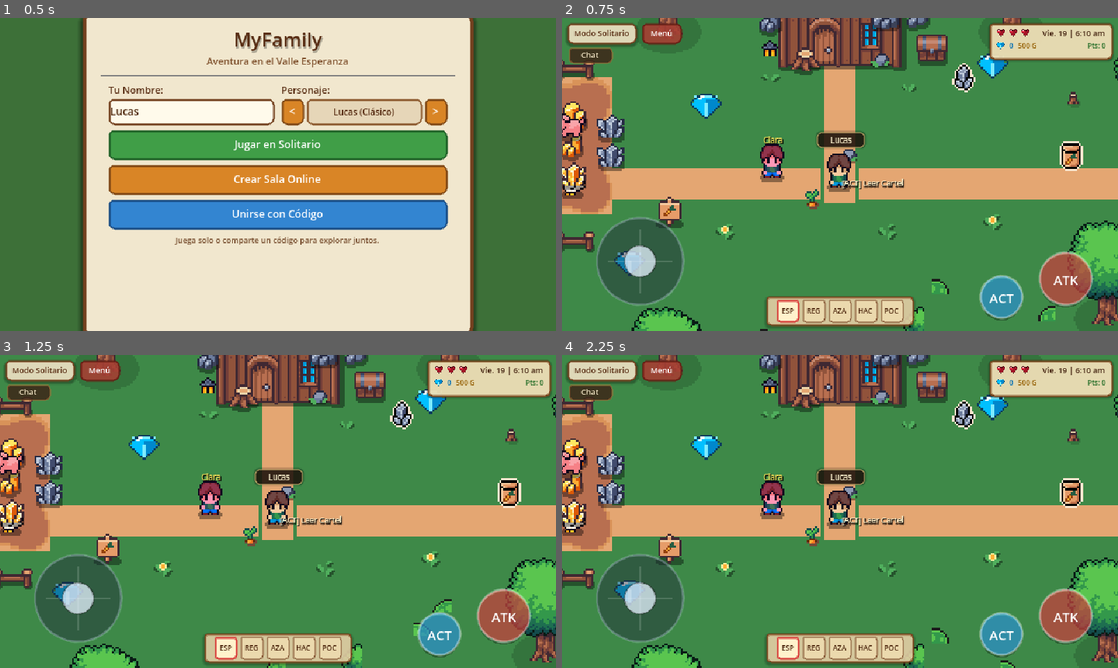
Above: before the commit, frames 1-4 (two rows, left to right).
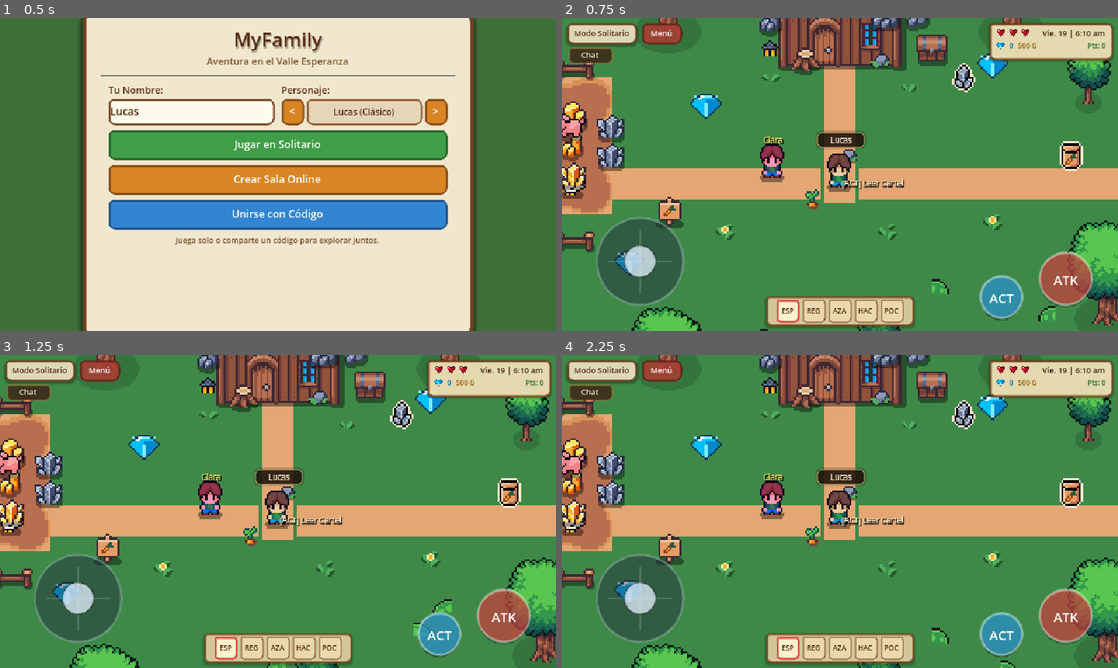
Above: after the commit, the same moments.

Repository: DiegoAzz/MyFamily2
Game: Godot game, scene res://scenes/main_menu.tscn
The game is run twice, just before and just after one commit, with the same random seed, the same clock (stepped at 60 frames per second) and the same inputs.
Inputs:
- Up to frame 1 (0.5 s): no input
- Up to frame 2 (0.75 s): click "Jugar en Solitario" at 0.5 s
- Up to frame 3 (1.25 s): no input
- Up to frame 4 (2.25 s): click "Menú" at 1.25 s; click "Jugar en Solitario" at 2 s

Frame 1 is identical in both runs. In frame 2, 0.8% of the frame differs, in the area x 53-100%, y 12-100%; in frame 3, 0.8%; in frame 4, 0.8%.

Commit message:
fix: restore full small tree sprite, fix chat relay room sync & auto-reconnect, add interactive house enter/exit system with cozy interior & bed healing

Diff:
--- a/scenes/world.tscn
+++ b/scenes/world.tscn
@@ -27,12 +27,38 @@
 [ext_resource type="PackedScene" path="res://scenes/chat_box.tscn" id="26_chat"]
 [ext_resource type="PackedScene" path="res://scenes/diamond.tscn" id="27_diamond"]
 [ext_resource type="PackedScene" path="res://scenes/tree_choppable.tscn" id="28_choppable_tree"]
+[ext_resource type="Script" path="res://scripts/house_door.gd" id="29_house_door"]
+[ext_resource type="Script" path="res://scripts/house_bed.gd" id="30_house_bed"]
 
 [sub_resource type="CircleShape2D" id="CircleShape2D_interact_small"]
 radius = 20.0
 
-[sub_resource type="RectangleShape2D" id="RectangleShape2D_house"]
-size = Vector2(76, 40)
+[sub_resource type="RectangleShape2D" id="RectangleShape2D_house_wall_left"]
+size = Vector2(28, 36)
+
+[sub_resource type="RectangleShape2D" id="RectangleShape2D_house_wall_right"]
+size = Vector2(28, 36)
+
+[sub_resource type="RectangleShape2D" id="RectangleShape2D_house_roof"]
+size = Vector2(76, 36)
+
+[sub_resource type="RectangleShape2D" id="RectangleShape2D_door_trigger"]
+size = Vector2(18, 14)
+
+[sub_resource type="RectangleShape2D" id="RectangleShape2D_interior_wall_h"]
+size = Vector2(160, 20)
+
+[sub_resource type="RectangleShape2D" id="RectangleShape2D_interior_wall_v"]
+size = Vector2(20, 120)
+
+[sub_resource type="RectangleShape2D" id="RectangleShape2D_interior_wall_bottom"]
+size = Vector2(64, 20)
+
+[sub_resource type="RectangleShape2D" id="RectangleShape2D_bed_shape"]
+size = Vector2(28, 28)
+
+[sub_resource type="RectangleShape2D" id="RectangleShape2D_interior_door"]
+size = Vector2(24, 16)
 
 [sub_resource type="CircleShape2D" id="CircleShape2D_tree"]
 radius = 8.0
@@ -131,9 +157,112 @@
 [node name="Sprite2D" type="Sprite2D" parent="Entities/House"]
 texture = ExtResource("6_house")
 
-[node name="CollisionShape2D" type="CollisionShape2D" parent="Entities/House"]
+[node name="ColWallLeft" type="CollisionShape2D" parent="Entities/House"]
+position = Vector2(-24, 24)
+shape = SubResource("RectangleShape2D_house_wall_left")
+
+[node name="ColWallRight" type="CollisionShape2D" parent="Entities/House"]
+position = Vector2(24, 24)
+shape = SubResource("RectangleShape2D_house_wall_right")
+
+[node name="ColRoof" type="CollisionShape2D" parent="Entities/House"]
+position = Vector2(0, -12)
+shape = SubResource("RectangleShape2D_house_roof")
+
+[node name="HouseDoorEntrance" type="Area2D" parent="Entities/House"]
 position = Vector2(0, 22)
-shape = SubResource("RectangleShape2D_house")
+script = ExtResource("29_house_door")
+target_position = Vector2(0, -565)
+transition_message = "🏠 Entrando a la Casa"
+is_exit = false
+
+[node name="DoorShape" type="CollisionShape2D" parent="Entities/House/HouseDoorEntrance"]
+shape = SubResource("RectangleShape2D_door_trigger")
+
+[node name="HouseInterior" type="Node2D" parent="Entities"]
+position = Vector2(0, -600)
+
+[node name="Floor" type="Sprite2D" parent="Entities/HouseInterior"]
+texture_repeat = 2
+position = Vector2(0, -5)
+texture = ExtResource("4_bridge")
+region_enabled = true
+region_rect = Rect2(0, 0, 144, 100)
+
+[node name="InteriorWalls" type="StaticBody2D" parent="Entities/HouseInterior"]
+
+[node name="WallTop" type="CollisionShape2D" parent="Entities/HouseInterior/InteriorWalls"]
+position = Vector2(0, -60)
+shape = SubResource("RectangleShape2D_interior_wall_h")
+
+[node name="WallLeft" type="CollisionShape2D" parent="Entities/HouseInterior/InteriorWalls"]
+position = Vector2(-75, -5)
+shape = SubResource("RectangleShape2D_interior_wall_v")
+
+[node name="WallRight" type="CollisionShape2D" parent="Entities/HouseInterior/InteriorWalls"]
+position = Vector2(75, -5)
+shape = SubResource("RectangleShape2D_interior_wall_v")
+
+[node name="WallBottomLeft" type="CollisionShape2D" parent="Entities/HouseInterior/InteriorWalls"]
+position = Vector2(-44, 50)
+shape = SubResource("RectangleShape2D_interior_wall_bottom")
+
+[node name="WallBottomRight" type="CollisionShape2D" parent="Entities/HouseInterior/InteriorWalls"]
+position = Vector2(44, 50)
+shape = SubResource("RectangleShape2D_interior_wall_bottom")
+
+[node name="WallBorderVisual" type="Line2D" parent="Entities/HouseInterior"]
+points = PackedVector2Array(-72, 45, -72, -55, 72, -55, 72, 45)
+width = 4.0
+default_color = Color(0.25, 0.18, 0.12, 1)
+
+[node name="Bed" type="Area2D" parent="Entities/HouseInterior"]
+position = Vector2(-48, -32)
+script = ExtResource("30_house_bed")
+
+[node name="BedSprite" type="Sprite2D" parent="Entities/HouseInterior/Bed"]
+texture = ExtResource("11_decor")
+region_enabled = true
+region_rect = Rect2(48, 48, 16, 16)
+scale = Vector2(1.5, 1.8)
+
+[node name="CollisionShape2D" type="CollisionShape2D" parent="Entities/HouseInterior/Bed"]
+shape = SubResource("RectangleShape2D_bed_shape")
+
+[node name="Table" type="Sprite2D" parent="Entities/HouseInterior"]
+position = Vector2(0, -32)
+texture = ExtResource("11_decor")
+region_enabled = true
+region_rect = Rect2(48, 64, 16, 16)
+scale = Vector2(1.2, 1.2)
+
+[node name="Lamp" type="Sprite2D" parent="Entities/HouseInterior"]
+position = Vector2(0, -42)
+texture = ExtResource("11_decor")
+region_enabled = true
+region_rect = Rect2(16, 32, 16, 16)
+
+[node name="Chest" type="Sprite2D" parent="Entities/HouseInterior"]
+position = Vector2(48, -35)
+texture = ExtResource("9_chest")
+
+[node name="Rug" type="Sprite2D" parent="Entities/HouseInterior"]
+position = Vector2(0, 30)
+texture = ExtResource("11_decor")
+region_enabled = true
+region_rect = Rect2(0, 48, 16, 16)
+scale = Vector2(1.8, 1.2)
+modulate = Color(1.2, 0.8, 0.7, 1)
+
+[node name="HouseDoorExit" type="Area2D" parent="Entities/HouseInterior"]
+position = Vector2(0, 48)
+script = ExtResource("29_house_door")
+target_position = Vector2(0, -42)
+transition_message = "🌾 Saliendo a la Granja"
+is_exit = true
+
+[node name="DoorShape" type="CollisionShape2D" parent="Entities/HouseInterior/HouseDoorExit"]
+shape = SubResource("RectangleShape2D_interior_door")
 
 [node name="Mailbox" type="Sprite2D" parent="Entities"]
 position = Vector2(-18, -45)
--- a/scripts/audio_manager.gd
+++ b/scripts/audio_manager.gd
@@ -12,6 +12,7 @@
 var sfx_attack: AudioStreamWAV = preload("res://audio/sfx_attack.wav")
 var sfx_hit: AudioStreamWAV = preload("res://audio/sfx_hit.wav")
 var sfx_chat: AudioStreamWAV = preload("res://audio/sfx_chat.wav")
+var sfx_door: AudioStreamWAV = preload("res://audio/sfx_door.wav")
 
 var is_user_interacted: bool = false
 
@@ -73,3 +74,6 @@
 
 func play_chat() -> void:
 	play_sfx(sfx_chat, -4.0, 1.0)
+
+func play_door() -> void:
+	play_sfx(sfx_door, -3.0, 1.0)
--- a/scripts/chat_box.gd
+++ b/scripts/chat_box.gd
@@ -26,7 +26,8 @@
 		net_mgr = get_tree().get_first_node_in_group("network_manager")
 
 	if net_mgr and net_mgr.has_signal("chat_message_received"):
-		net_mgr.chat_message_received.connect(_on_chat_message_received)
+		if not net_mgr.chat_message_received.is_connected(_on_chat_message_received):
+			net_mgr.chat_message_received.connect(_on_chat_message_received)
 
 	toggle_btn.pressed.connect(toggle_chat)
 	if close_btn:
--- /dev/null
+++ b/scripts/house_bed.gd
@@ -0,0 +1,27 @@
+extends Area2D
+class_name HouseBed
+
+var last_heal_time: float = 0.0
+
+func _ready() -> void:
+	body_entered.connect(_on_body_entered)
+
+func _on_body_entered(body: Node2D) -> void:
+	if not body.is_in_group("player"):
+		return
+
+	var now = Time.get_ticks_msec() / 1000.0
+	if now - last_heal_time < 2.0:
+		return
+	last_heal_time = now
+
+	if "current_health" in body and "max_health" in body:
+		if body.current_health < body.max_health:
+			body.current_health = body.max_health
+			if body.has_method("_update_hud"):
+				body._update_hud()
+			if body.has_method("spawn_floating_text"):
+				body.spawn_floating_text("💤 ¡Descansaste en cama! Vidas al máximo ❤️❤️❤️", Color(0.4, 1.0, 0.6))
+		else:
+			if body.has_method("spawn_floating_text"):
+				body.spawn_floating_text("💤 La cama está muy cómoda y tibia", Color(0.9, 0.9, 0.5))
--- /dev/null
+++ b/scripts/house_door.gd
@@ -0,0 +1,38 @@
+extends Area2D
+class_name HouseDoor
+
+@export var target_position: Vector2 = Vector2.ZERO
+@export var transition_message: String = ""
+@export var is_exit: bool = false
+
+static var last_teleport_time: float = 0.0
+
+func _ready() -> void:
+	body_entered.connect(_on_body_entered)
+
+func _on_body_entered(body: Node2D) -> void:
+	if not body.is_in_group("player"):
+		return
+
+	var now = Time.get_ticks_msec() / 1000.0
+	if now - last_teleport_time < 0.8:
+		return
+	last_teleport_time = now
+
+	if Engine.has_singleton("AudioManager") or has_node("/root/AudioManager"):
+		var audio = get_node_or_null("/root/AudioManager")
+		if audio and audio.has_method("play_door"):
+			audio.play_door()
+
+	body.global_position = target_position
+	body.velocity = Vector2.ZERO
+
+	if is_exit:
+		if "current_dir" in body:
+			body.current_dir = 0 # DOWN
+	else:
+		if "current_dir" in body:
+			body.current_dir = 1 # UP
+
+	if not transition_message.is_empty() and body.has_method("spawn_floating_text"):
+		body.spawn_floating_text(transition_message, Color(1.0, 0.9, 0.4))
--- a/scripts/main_menu.gd
+++ b/scripts/main_menu.gd
@@ -57,7 +57,7 @@
 		net_mgr.player_joined_room.connect(_on_player_joined_room)
 		net_mgr.connection_status_changed.connect(_on_net_status_changed)
 
-	resume_btn.pressed.connect(_on_enter_world)
+	resume_btn.pressed.connect(_on_resume_pressed)
 	solo_btn.pressed.connect(_on_solo_pressed)
 	host_btn.pressed.connect(_on_host_pressed)
 	join_menu_btn.pressed.connect(_on_join_menu_pressed)
@@ -253,5 +253,11 @@
 	elif create_panel.visible:
 		create_status_label.text = msg
 
+func _on_resume_pressed() -> void:
+	if net_mgr and "is_multiplayer_active" in net_mgr and net_mgr.is_multiplayer_active:
+		if net_mgr.has_method("ensure_multiplayer_connection"):
+			net_mgr.ensure_multiplayer_connection()
+	_on_enter_world()
+
 func _on_enter_world() -> void:
 	get_tree().change_scene_to_file("res://scenes/world.tscn")
--- a/scripts/network_manager.gd
+++ b/scripts/network_manager.gd
@@ -25,6 +25,7 @@
 var pending_action: PendingAction = PendingAction.NONE
 var pending_join_code: String = ""
 var connection_timeout_timer: float = 0.0
+var auto_reconnect_timer: float = 0.0
 const MAX_CONNECTION_WAIT: float = 6.0
 
 var remote_players: Dictionary = {}
@@ -101,6 +102,18 @@
 	elif not pending_join_code.is_empty():
 		pending_action = PendingAction.JOIN
 	connect_to_relay()
+
+func ensure_multiplayer_connection() -> void:
+	if not is_multiplayer_active or current_room_code.is_empty():
+		return
+	var state = socket.get_ready_state()
+	if state == WebSocketPeer.STATE_CLOSED:
+		if is_host:
+			pending_action = PendingAction.CREATE
+		else:
+			pending_action = PendingAction.JOIN
+			pending_join_code = current_room_code
+		connect_to_relay()
 
 func start_solo_mode() -> void:
 	is_multiplayer_active = false
@@ -148,6 +161,7 @@
 
 	elif state == WebSocketPeer.STATE_OPEN:
 		connection_timeout_timer = 0.0
+		auto_reconnect_timer = 0.0
 		if not is_connected_to_server:
 			is_connected_to_server = true
 			connection_status_changed.emit("¡Conectado al servidor en línea!")
@@ -173,6 +187,13 @@
 			connection_status_changed.emit(msg)
 			room_error.emit(msg)
 			pending_action = PendingAction.NONE
+
+		# Reconexión automática si el multijugador está activo
+		if is_multiplayer_active and not current_room_code.is_empty():
+			auto_reconnect_timer += delta
+			if auto_reconnect_timer >= 3.0:
+				auto_reconnect_timer = 0.0
+				ensure_multiplayer_connection()
 
 func _handle_message(data: Dictionary) -> void:
 	var type = str(data.get("type", ""))
--- a/scripts/player.gd
+++ b/scripts/player.gd
@@ -62,8 +62,8 @@
 		if data.has("pos_x") and data.has("pos_y"):
 			var saved_p = Vector2(data["pos_x"], data["pos_y"])
 			if saved_p != Vector2.ZERO:
-				# Prevenir que el jugador reaparezca dentro de la colisión de la casa
-				if saved_p.y < 5.0 and abs(saved_p.x) < 50.0:
+				# Prevenir que el jugador reaparezca dentro de las paredes de la fachada exterior de la casa
+				if saved_p.y >= -95.0 and saved_p.y <= -45.0 and abs(saved_p.x) < 50.0:
 					saved_p.y = 15.0
 				global_position = saved_p
 
@@ -238,8 +238,8 @@
 	# 3. Talar árboles frente al jugador
 	for tree in get_tree().get_nodes_in_group("trees"):
 		if is_instance_valid(tree) and tree.has_method("take_hit") and not tree.is_chopped:
-			var trunk_pos = tree.global_position + Vector2(0, 16 if ("is_small" in tree and tree.is_small) else 24)
-			if trunk_pos.distance_to(attack_pos) <= 30.0 or trunk_pos.distance_to(global_position) <= 24.0:
+			var trunk_pos = tree.global_position + Vector2(0, 4 if ("is_small" in tree and tree.is_small) else 18)
+			if trunk_pos.distance_to(attack_pos) <= 32.0 or trunk_pos.distance_to(global_position) <= 26.0:
 				tree.take_hit(1, global_position)
 
 func take_damage(amount: int, from_pos: Vector2) -> void:
@@ -330,6 +330,24 @@
 		current_state = State.IDLE
 		update_animation(false)
 
+func spawn_floating_text(text: String, color: Color = Color.WHITE) -> void:
+	var label = Label.new()
+	label.text = text
+	label.horizontal_alignment = HORIZONTAL_ALIGNMENT_CENTER
+	label.add_theme_font_size_override("font_size", 9)
+	label.add_theme_color_override("font_color", color)
+	label.add_theme_color_override("font_shadow_color", Color(0, 0, 0, 0.9))
+	label.add_theme_constant_override("shadow_offset_y", 1)
+	label.scale = Vector2(0.6, 0.6)
+	label.pivot_offset = Vector2(40, 7)
+	label.global_position = global_position + Vector2(-30, -28)
+	get_parent().add_child(label)
+
+	var label_tween = label.create_tween().set_parallel(true)
+	label_tween.tween_property(label, "position:y", label.position.y - 18.0, 1.2)
+	label_tween.tween_property(label, "modulate:a", 0.0, 1.2)
+	label_tween.chain().tween_callback(label.queue_free)
+
 func play_animation(anim_name: String) -> void:
 	if anim_player.has_animation(anim_name) and anim_player.current_animation != anim_name:
 		anim_player.play(anim_name)
--- a/scripts/room_info_hud.gd
+++ b/scripts/room_info_hud.gd
@@ -5,6 +5,13 @@
 
 func _ready() -> void:
 	menu_btn.pressed.connect(_on_menu_pressed)
+	var net_mgr = get_node_or_null("/root/NetworkManager")
+	if net_mgr and "is_multiplayer_active" in net_mgr and net_mgr.is_multiplayer_active:
+		if net_mgr.has_method("ensure_multiplayer_connection"):
+			net_mgr.ensure_multiplayer_connection()
+	update_hud()
+
+func _process(_delta: float) -> void:
 	update_hud()
 
 func update_hud() -> void:
@@ -13,7 +20,10 @@
 		net_mgr = get_tree().get_first_node_in_group("network_manager")
 
 	if net_mgr and "is_multiplayer_active" in net_mgr and net_mgr.is_multiplayer_active:
-		room_label.text = "Sala: " + str(net_mgr.current_room_code) + " | En línea"
+		if net_mgr.socket and net_mgr.socket.get_ready_state() == WebSocketPeer.STATE_OPEN:
+			room_label.text = "Sala: " + str(net_mgr.current_room_code) + " | En línea"
+		else:
+			room_label.text = "Sala: " + str(net_mgr.current_room_code) + " | Conectando..."
 	else:
 		room_label.text = "Modo Solitario"
 
--- a/scripts/tree_choppable.gd
+++ b/scripts/tree_choppable.gd
@@ -28,18 +28,19 @@
 	if is_small:
 		sprite.texture = oak_small_texture
 		sprite.region_enabled = true
-		sprite.region_rect = Rect2(0, 0, 48, 48)
-		collision.position = Vector2(0, 12)
+		# Frame 1 de Oak_Tree_Small.png (32x48) es el árbol completo y perfectamente centrado
+		sprite.region_rect = Rect2(32, 0, 32, 48)
+		collision.position = Vector2(0, 4)
 		if collision.shape is CircleShape2D:
 			(collision.shape as CircleShape2D).radius = 6.0
-		stump_sprite.position = Vector2(0, 12)
+		stump_sprite.position = Vector2(0, 4)
 	else:
 		sprite.texture = oak_big_texture
 		sprite.region_enabled = false
-		collision.position = Vector2(0, 24)
+		collision.position = Vector2(0, 18)
 		if collision.shape is CircleShape2D:
 			(collision.shape as CircleShape2D).radius = 8.0
-		stump_sprite.position = Vector2(0, 24)
+		stump_sprite.position = Vector2(0, 18)
 
 	stump_sprite.visible = false
 
@@ -150,11 +151,11 @@
 
 	# Restaurar colisión
 	if is_small:
-		collision.position = Vector2(0, 12)
+		collision.position = Vector2(0, 4)
 		if collision.shape is CircleShape2D:
 			(collision.shape as CircleShape2D).radius = 6.0
 	else:
-		collision.position = Vector2(0, 24)
+		collision.position = Vector2(0, 18)
 		if collision.shape is CircleShape2D:
 			(collision.shape as CircleShape2D).radius = 8.0
 
Not shown, added: audio/sfx_door.wav.import
Not shown, added: scripts/house_bed.gd.uid
Not shown, added: scripts/house_door.gd.uid
Not shown, added: audio/sfx_door.wav
Not shown, changed: build/web/MyFamily.html
Not shown, changed: build/web/MyFamily.pck
Not shown, changed: build/web/index.html
Not shown, changed: server/relay.js
